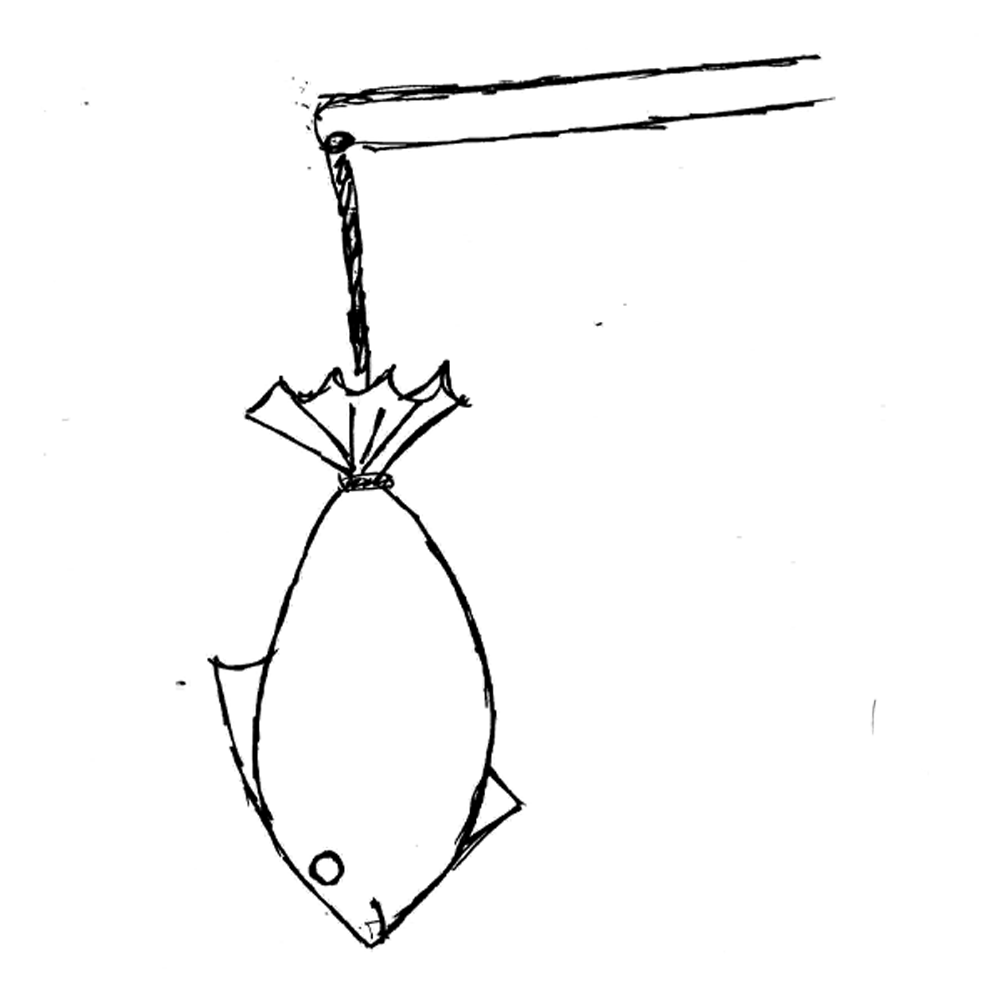
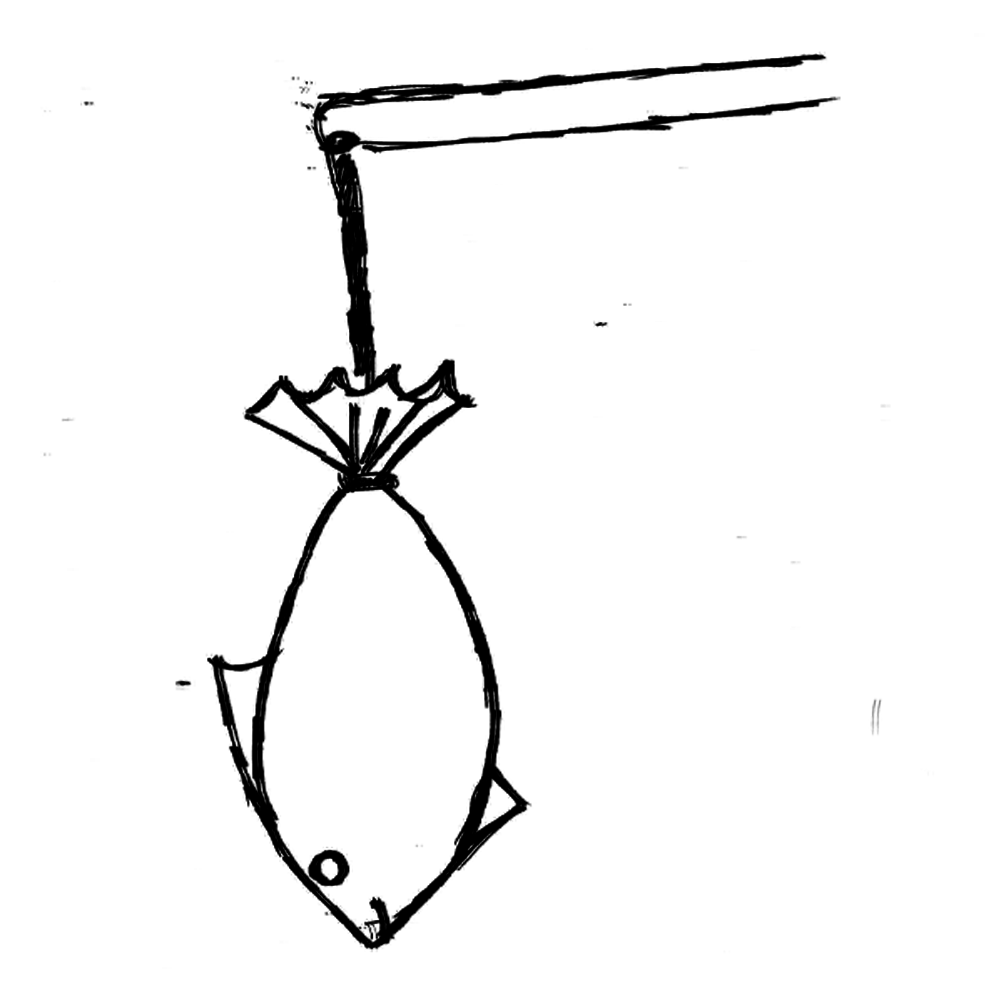
Revision of a layered (1000, 1000) image; what changed, layer by layer:
added layer "Layer 1 copy 2" above "Layer 1 copy" over [43, 51, 934, 953]
added layer "Layer 1 copy" above "Layer 1" over [43, 51, 934, 953]
